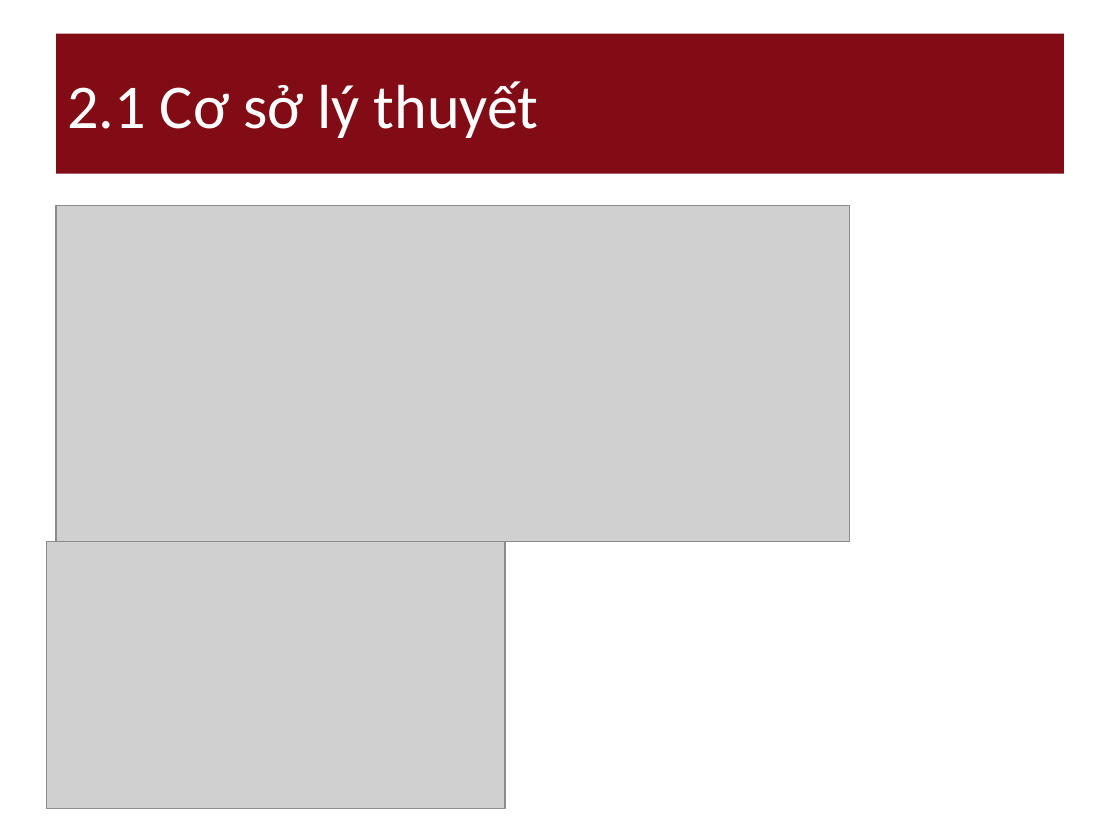
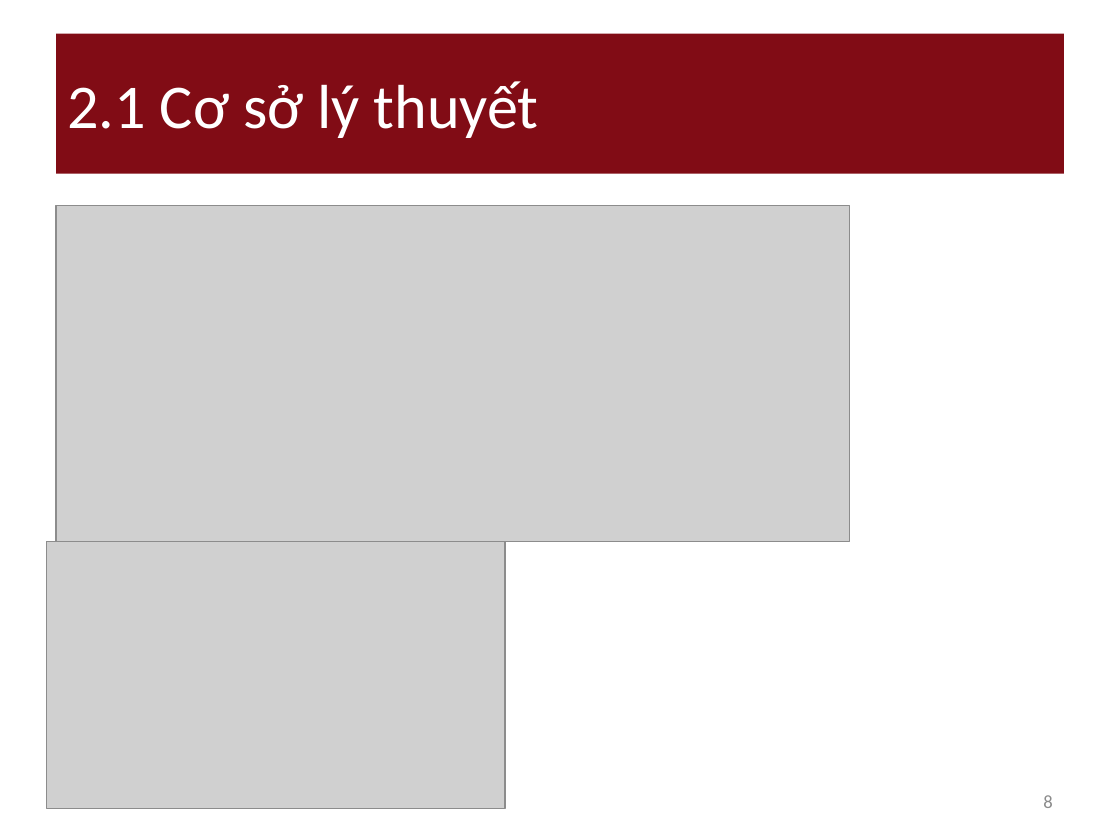
Before and after one commit to nguyendanhtu/drop-out, a slide deck: slide 8 of 01. Document/DropOut_Project_Report v_3.12.2011.pptx. Drawn at 1120x840 pixels with LibreOffice and Linux fonts; fonts in the diff are those of the drawing; grey boxes stand for pictures. Boxes give left, top, right and bottom in pixels: in the first picture for what was removed or moved away, otherwise in the second. Text is boxed around its words. In the diff, an @@ line names an element or a change of style, - is before the commit and + after.

```diff
--- a/01. Document/DropOut_Project_Report v_3.12.2011.pptx
+++ b/01. Document/DropOut_Project_Report v_3.12.2011.pptx
@@ page number added at (1043, 795, 1052, 808), 12 pt, text #8C8C8C @@
+8
```
Also in this commit, not shown: 18 other slides changed, 2 slides added, 1 other file.
